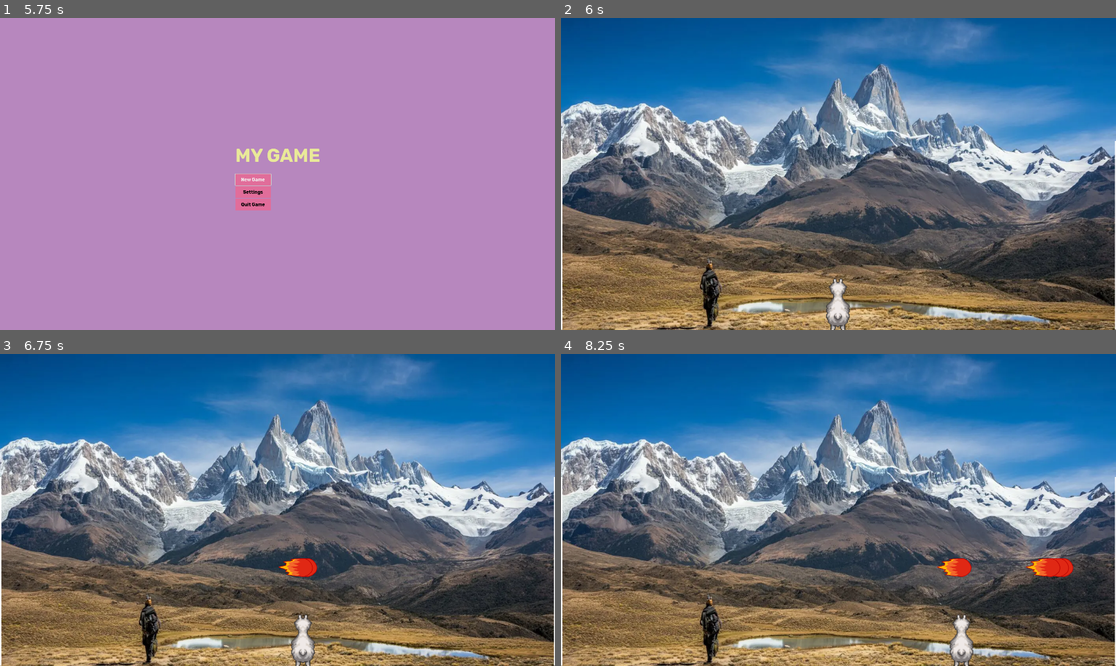
Above: before the commit, frames 1-4 (two rows, left to right).
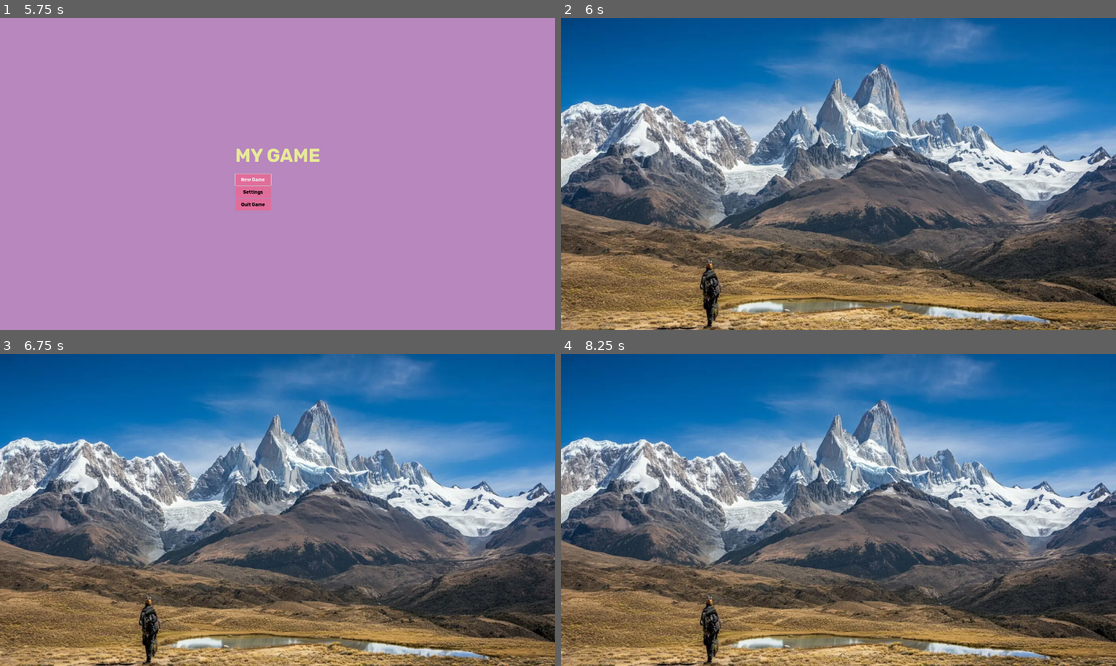
Above: after the commit, the same moments.

Repository: FabienSchmitt/Split
Game: Godot game, scene res://scenes/ui/splash_screen_manager.tscn
Same seed, same stepped clock (60 frames per second), same inputs: the game is played once before the commit and once after it.
Inputs:
- Up to frame 1 (5.75 s): tap Enter at 0.5, 3.5 s; hold D (move_right) 0.53-1.28 s; tap Space (attack) at 0.6, 1.35, 2.1, 2.75, 2.85, 3.6, 4.35, 5.1 s; hold S (move_down, bound only after the commit) 1.28-2.03 s; hold D (move_right) 2.03-2.78 s; hold W (move_up, bound only after the commit) 2.78-3.53 s; hold A (move_left) 3.53-5.03 s; hold S (move_down, bound only after the commit) from 5.03 s (still down)
- Up to frame 2 (6 s): release S (move_down, bound only after the commit) at 5.75 s; click "New Game" at 5.75 s
- Up to frame 3 (6.75 s): tap Space (attack) at 6.5, 6.6 s; hold D (move_right) from 6.53 s (still down)
- Up to frame 4 (8.25 s): release D (move_right) at 7.28 s; hold W (move_up, bound only after the commit) 7.28-8.03 s; tap Space (attack) at 7.35, 8.1 s; hold D (move_right) from 8.03 s (still down)

Frame 1 is identical in both runs. In frame 2, 0.8% of the frame differs, in the area x 0-100%, y 39-100%; in frame 3, 1.1%; in frame 4, 1.4%.

Commit message:
Side spitting and wall fixing

Diff:
--- a/project.godot
+++ b/project.godot
@@ -67,6 +67,16 @@
 "events": [Object(InputEventKey,"resource_local_to_scene":false,"resource_name":"","device":-1,"window_id":0,"alt_press …(191 unchanged characters)…
 ]
 }
+move_up={
+"deadzone": 0.2,
+"events": [Object(InputEventKey,"resource_local_to_scene":false,"resource_name":"","device":-1,"window_id":0,"alt_pressed":false,"shift_pressed":false,"ctrl_pressed":false,"meta_pressed":false,"pressed":false,"keycode":0,"physical_keycode":87,"key_label":0,"unicode":119,"location":0,"echo":false,"script":null)
+]
+}
+move_down={
+"deadzone": 0.2,
+"events": [Object(InputEventKey,"resource_local_to_scene":false,"resource_name":"","device":-1,"window_id":0,"alt_pressed":false,"shift_pressed":false,"ctrl_pressed":false,"meta_pressed":false,"pressed":false,"keycode":0,"physical_keycode":83,"key_label":0,"unicode":115,"location":0,"echo":false,"script":null)
+]
+}
 
 [physics]
 
--- a/scenes/main/main.tscn
+++ b/scenes/main/main.tscn
@@ -5,7 +5,10 @@
 [ext_resource type="PackedScene" uid="uid://cbkbhmpeop5u5" path="res://scenes/ui/ui_manager.tscn" id="2_iuonh"]
 
 [sub_resource type="RectangleShape2D" id="RectangleShape2D_lo2sf"]
-size = Vector2(7, 662)
+size = Vector2(8, 1081)
+
+[sub_resource type="RectangleShape2D" id="RectangleShape2D_3gdql"]
+size = Vector2(1939, 11)
 
 [node name="Main scene" type="Node2D" unique_id=1889810806]
 
@@ -15,7 +18,7 @@
 texture = ExtResource("1_k2fmo")
 
 [node name="Player" parent="." unique_id=848951361 instance=ExtResource("1_iuonh")]
-position = Vector2(0, 210)
+position = Vector2(0, 435)
 
 [node name="CanvasLayer" type="CanvasLayer" parent="." unique_id=543200367]
 
@@ -26,28 +29,22 @@
 offset_bottom = -6.0
 
 [node name="WallLeft" type="Area2D" parent="." unique_id=101412576]
-position = Vector2(-948, 212)
+position = Vector2(-962, 0)
 
 [node name="CollisionShape2D" type="CollisionShape2D" parent="WallLeft" unique_id=761472731]
-visible = false
-position = Vector2(-9.5, 5)
+position = Vector2(3, -5.5)
 shape = SubResource("RectangleShape2D_lo2sf")
 
-[node name="ColorRect" type="ColorRect" parent="WallLeft" unique_id=812261587]
-offset_left = -12.0
-offset_top = -327.0
-offset_right = -7.0
-offset_bottom = 327.0
+[node name="WallRight" type="Area2D" parent="." unique_id=185674445]
+position = Vector2(960, 0)
 
-[node name="WallRight" type="Area2D" parent="." unique_id=2229394]
-position = Vector2(968, 212)
-
-[node name="CollisionShape2D" type="CollisionShape2D" parent="WallRight" unique_id=1199834254]
-position = Vector2(-9.5, 5)
+[node name="CollisionShape2D" type="CollisionShape2D" parent="WallRight" unique_id=1409025838]
+position = Vector2(3, -5.5)
 shape = SubResource("RectangleShape2D_lo2sf")
 
-[node name="ColorRect" type="ColorRect" parent="WallRight" unique_id=706923681]
-offset_left = -12.0
-offset_top = -327.0
-offset_right = -7.0
-offset_bottom = 327.0
+[node name="Area2D" type="Area2D" parent="." unique_id=1596785146]
+position = Vector2(0, -538)
+
+[node name="CollisionShape2D" type="CollisionShape2D" parent="Area2D" unique_id=648762603]
+position = Vector2(0.5, -4.5)
+shape = SubResource("RectangleShape2D_3gdql")
--- a/scenes/player/player.tscn
+++ b/scenes/player/player.tscn
@@ -1,18 +1,18 @@
 [gd_scene format=3 uid="uid://dlsjbkug74opl"]
 
 [ext_resource type="Script" uid="uid://dssnisjsncl6b" path="res://scripts/player.gd" id="1_dovo2"]
-[ext_resource type="Texture2D" uid="uid://b3jgqitc2sqbp" path="res://assets/sprites/lama.png" id="2_dovo2"]
 [ext_resource type="PackedScene" uid="uid://bf3e0s1qcjffn" path="res://scenes/player/spit.tscn" id="2_gmlin"]
+[ext_resource type="Texture2D" uid="uid://biqidafrfukg0" path="res://assets/sprites/Capture d'écran 2026-07-03 234955.png" id="3_gmlin"]
 
-[sub_resource type="AtlasTexture" id="AtlasTexture_gmlin"]
-atlas = ExtResource("2_dovo2")
-region = Rect2(0, 0, 31, 69)
+[sub_resource type="AtlasTexture" id="AtlasTexture_lvxji"]
+atlas = ExtResource("3_gmlin")
+region = Rect2(0, 0, 363, 479)
 
 [sub_resource type="SpriteFrames" id="SpriteFrames_lo2sf"]
 animations = [{
 "frames": [{
 "duration": 1.0,
-"texture": SubResource("AtlasTexture_gmlin")
+"texture": SubResource("AtlasTexture_lvxji")
 }],
 "loop": 1,
 "name": &"idle",
@@ -27,8 +27,7 @@
 spit_scene = ExtResource("2_gmlin")
 
 [node name="AnimatedSprite2D" type="AnimatedSprite2D" parent="." unique_id=1172210751]
-position = Vector2(-2, 252)
-scale = Vector2(3, 3)
+scale = Vector2(0.5, 0.5)
 sprite_frames = SubResource("SpriteFrames_lo2sf")
 animation = &"idle"
 
--- a/scripts/player.gd
+++ b/scripts/player.gd
@@ -16,7 +16,14 @@
 	get_tree().current_scene.add_child(spit)
 	spit.global_position = global_position
 	spit.global_position.y -= 10 #to center it with the player sprite
-	spit.set_direction(player_facing_direction)
+
+	var input_vector := Input.get_vector("move_left", "move_right", "move_up", "move_down")
+	if input_vector == Vector2.ZERO:
+		input_vector = Vector2(player_facing_direction, 0)
+	else:
+		input_vector = input_vector.normalized()
+
+	spit.set_direction(input_vector)
 	current_spit = spit
 
 func _physics_process(delta: float) -> void:
--- a/scripts/spit.gd
+++ b/scripts/spit.gd
@@ -5,23 +5,23 @@
 @onready var animated_sprite_2d: AnimatedSprite2D = $AnimatedSprite2D
 @onready var audiostream_player_2d: AudioStreamPlayer2D = $AudioStreamPlayer2D
 
-var shooting_direction: float = 1
+var shooting_direction: Vector2 = Vector2.RIGHT
 var spit_in_motion: bool = true
 
 func _ready() -> void:
 	audiostream_player_2d.play()
 	self.area_entered.connect(_on_area_entered)
 
-func set_direction(direction: float):
-	shooting_direction = direction
-	if shooting_direction < 0:
+func set_direction(direction: Vector2) -> void:
+	shooting_direction = direction.normalized()
+	if shooting_direction.x < 0:
 		animated_sprite_2d.flip_h = true
-	elif shooting_direction > 0:
+	elif shooting_direction.x > 0:
 		animated_sprite_2d.flip_h = false
 
 func _physics_process(delta: float) -> void:
 	if spit_in_motion:
-		position.x += shooting_direction * SPEED * delta
+		position += shooting_direction * SPEED * delta
 
 func destroy() -> void:
 	spit_in_motion = false
